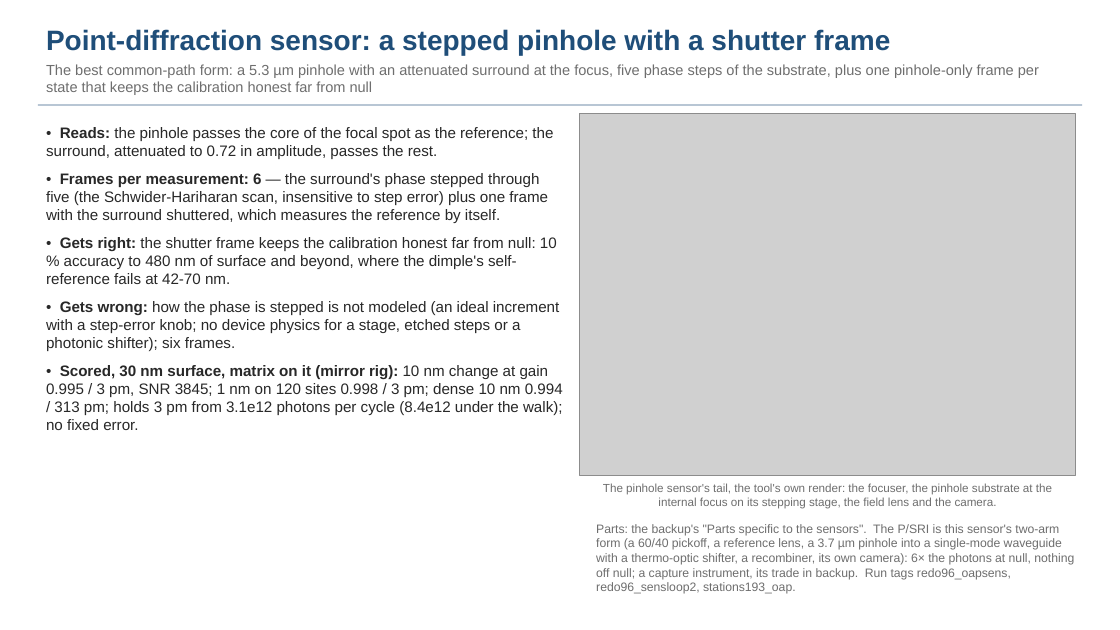
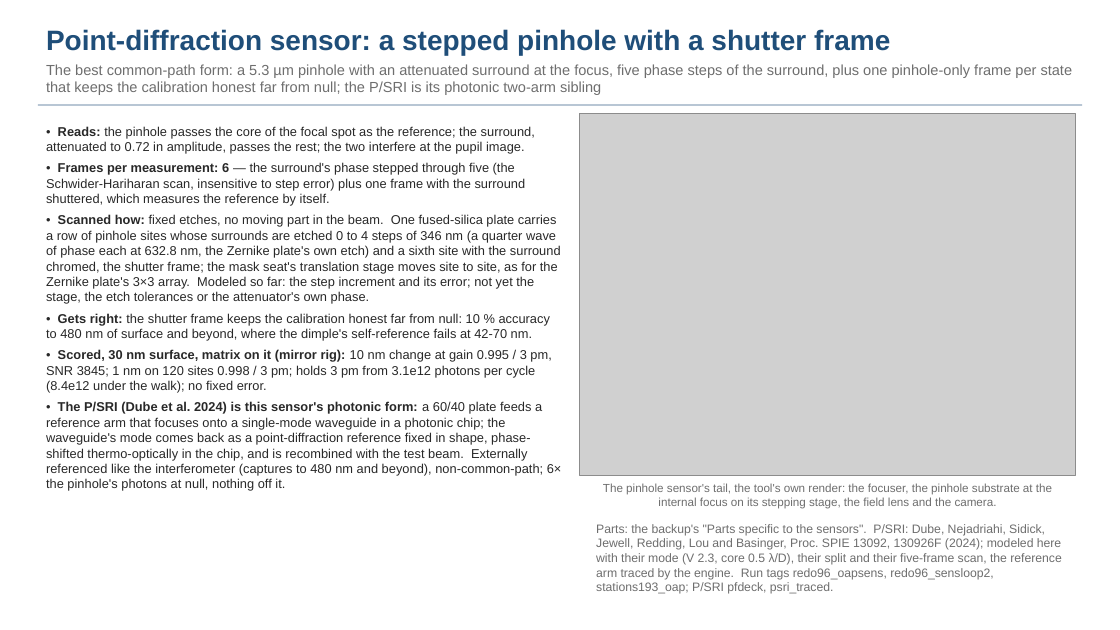
Before and after one commit to nasa-jpl/macos, a slide deck: slide 10 of demo_session/deck_gauges_short.pptx. Drawn at 1120x630 pixels with LibreOffice and Linux fonts; fonts in the diff are those of the drawing; grey boxes stand for pictures. Boxes give left, top, right and bottom in pixels: in the first picture for what was removed or moved away, otherwise in the second. Text is boxed around its words. In the diff, an @@ line names an element or a change of style, - is before the commit and + after.

```diff
--- a/demo_session/deck_gauges_short.pptx
+++ b/demo_session/deck_gauges_short.pptx
@@ text at (46, 64, 1073, 95): text changed @@
-The best common-path form: a 5.3 µm pinhole with an attenuated surround at the focus, five phase steps of the substrate, plus one pinhole-only frame per state that keeps the calibration honest far from null
+The best common-path form: a 5.3 µm pinhole with an attenuated surround at the focus, five phase steps of the surround, plus one pinhole-only frame per state that keeps the calibration honest far from null; the P/SRI is its photonic two-arm sibling
@@ text at (46, 126, 535, 154): text changed; size 13 to 11 pt @@
-• Reads: the pinhole passes the core of the focal spot as the reference; the surround, attenuated to 0.72 in amplitude, passes the rest.
+• Reads: the pinhole passes the core of the focal spot as the reference; the surround, attenuated to 0.72 in amplitude, passes the rest; the two interfere at the pupil image.
@@ text at (46, 162, 550, 341): size 13 to 11 pt in "• Frames per measurement: 6 — the ...", "• Gets right: the shutter frame keeps ..."; less space between paragraphs @@
@@ text at (46, 214, 561, 304): paragraph added @@
+• Scanned how: fixed etches, no moving part in the beam. One fused-silica plate carries a row of pinhole sites whose surrounds are etched 0 to 4 steps of 346 nm (a quarter wave of phase each at 632.8 nm, the Zernike plate's own etch) and a sixth site with the surround chromed, the shutter frame; the mask seat's translation stage moves site to site, as for the Zernike plate's 3×3 array. Modeled so far: the step increment and its error; not yet the stage, the etch tolerances or the attenuator's own phase.
@@ text at (46, 349, 562, 491): text changed; size 13 to 11 pt @@
-• Gets wrong: how the phase is stepped is not modeled (an ideal increment with a step-error knob; no device physics for a stage, etched steps or a photonic shifter); six frames.
-• Scored, 30 nm surface, matrix on it (mirror rig): 10 nm change at gain 0.995 / 3 pm, SNR 3845; 1 nm on 120 sites 0.998 / 3 pm; dense 10 nm 0.994 / 313 pm; holds 3 pm from 3.1e12 photons per cycle (8.4e12 under the walk); no fixed error.
+• Scored, 30 nm surface, matrix on it (mirror rig): 10 nm change at gain 0.995 / 3 pm, SNR 3845; 1 nm on 120 sites 0.998 / 3 pm; holds 3 pm from 3.1e12 photons per cycle (8.4e12 under the walk); no fixed error.
+• The P/SRI (Dube et al. 2024) is this sensor's photonic form: a 60/40 plate feeds a reference arm that focuses onto a single-mode waveguide in a photonic chip; the waveguide's mode comes back as a point-diffraction reference fixed in shape, phase-shifted thermo-optically in the chip, and is recombined with the test beam. Externally referenced like the interferometer (captures to 480 nm and beyond), non-common-path; 6× the pinhole's photons at null, nothing off it.
@@ text at (596, 524, 1061, 594): text changed @@
-Parts: the backup's "Parts specific to the sensors". The P/SRI is this sensor's two-arm form (a 60/40 pickoff, a reference lens, a 3.7 µm pinhole into a single-mode waveguide with a thermo-optic shifter, a recombiner, its own camera): 6× the photons at null, nothing off null; a capture instrument, its trade in backup. Run tags redo96_oapsens, redo96_sensloop2, stations193_oap.
+Parts: the backup's "Parts specific to the sensors". P/SRI: Dube, Nejadriahi, Sidick, Jewell, Redding, Lou and Basinger, Proc. SPIE 13092, 130926F (2024); modeled here with their mode (V 2.3, core 0.5 λ/D), their split and their five-frame scan, the reference arm traced by the engine. Run tags redo96_oapsens, redo96_sensloop2, stations193_oap; P/SRI pfdeck, psri_traced.
```
Also in this commit, not shown: 1 other slide changed, 1 slide added, 1 slide removed, 2 other files.
